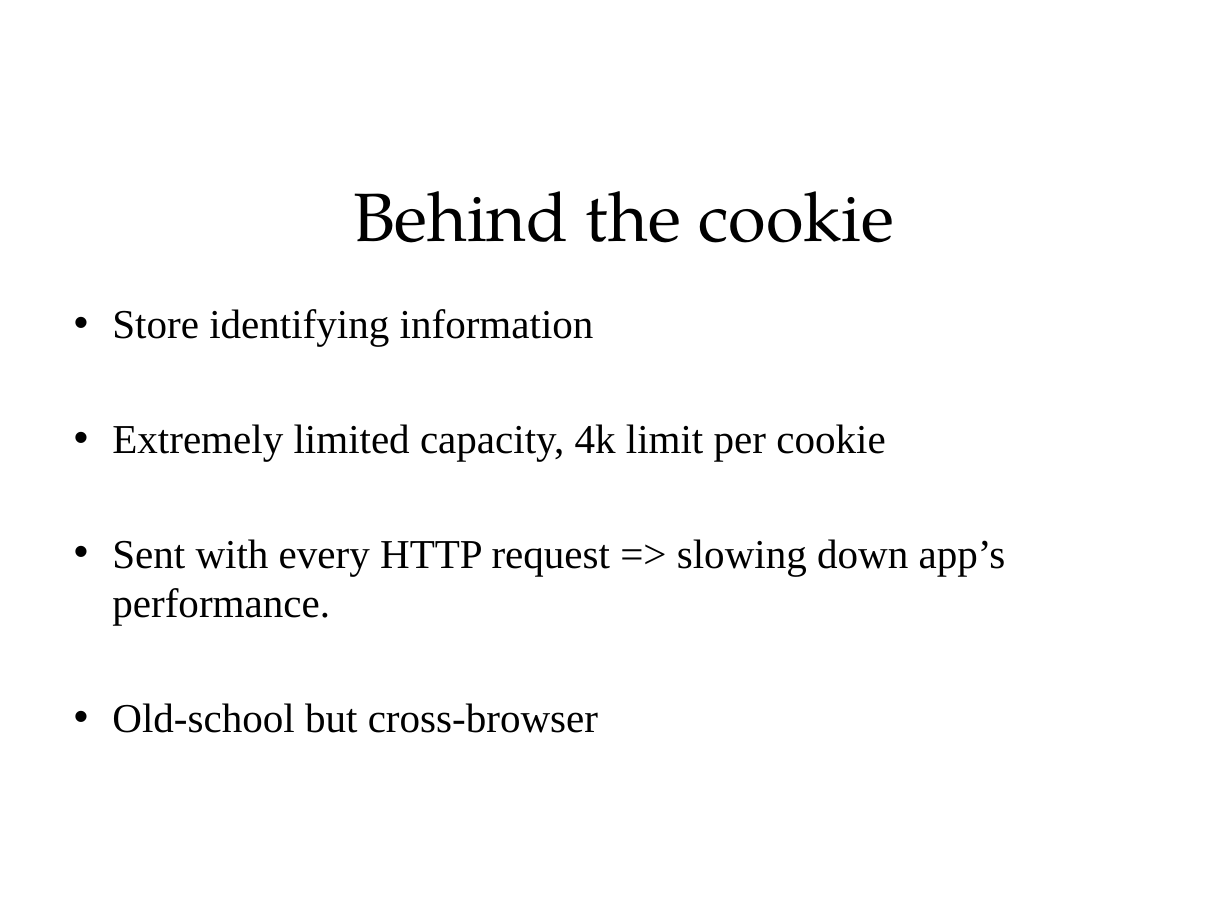
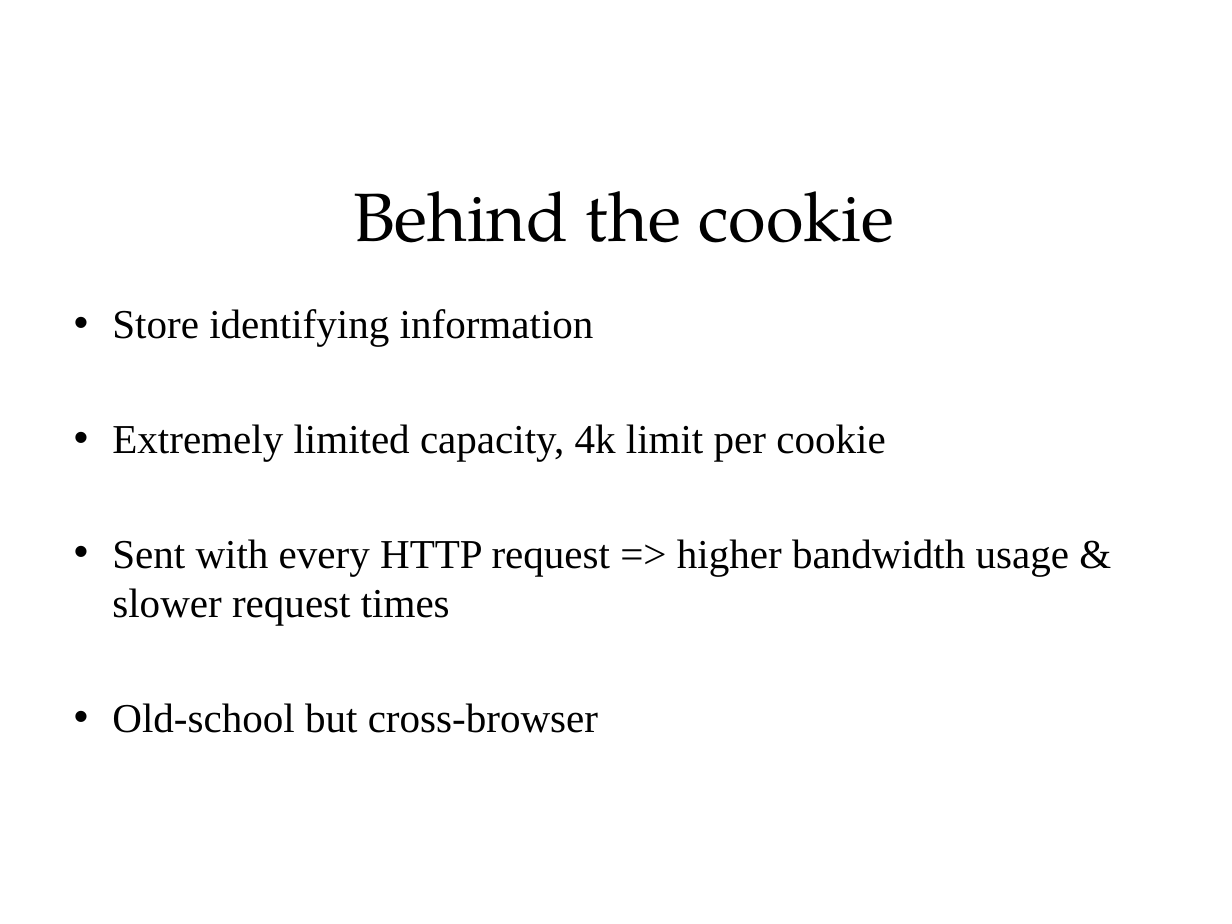
Before and after one commit to sonvq-qsoftvn/htmltraining, a slide deck: slide 18 of QSoftVietnam_SlideTemplate2014- Sonvq.pptx. Drawn at 1232x924 pixels with LibreOffice and Linux fonts; fonts in the diff are those of the drawing; background and template pictures are left out. Boxes give left, top, right and bottom in pixels: in the first picture for what was removed or moved away, otherwise in the second. Text is boxed around its words. In the diff, an @@ line names an element or a change of style, - is before the commit and + after.

```diff
--- a/QSoftVietnam_SlideTemplate2014- Sonvq.pptx
+++ b/QSoftVietnam_SlideTemplate2014- Sonvq.pptx
@@ text at (112,539,1069,625): text changed @@
-• Sent with every HTTP request => slowing down app’s performance.
+• Sent with every HTTP request => higher bandwidth usage & slower request times
```
Also in this commit, not shown: 31 other slides changed, 4 slides added, 9 other files.
